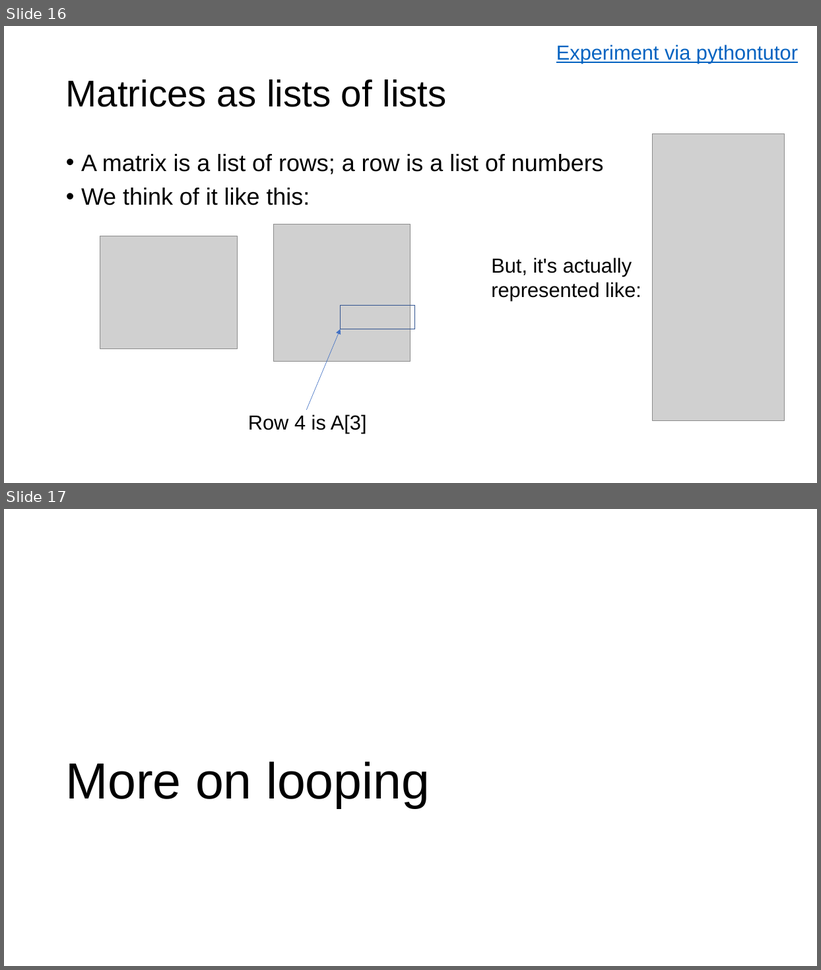
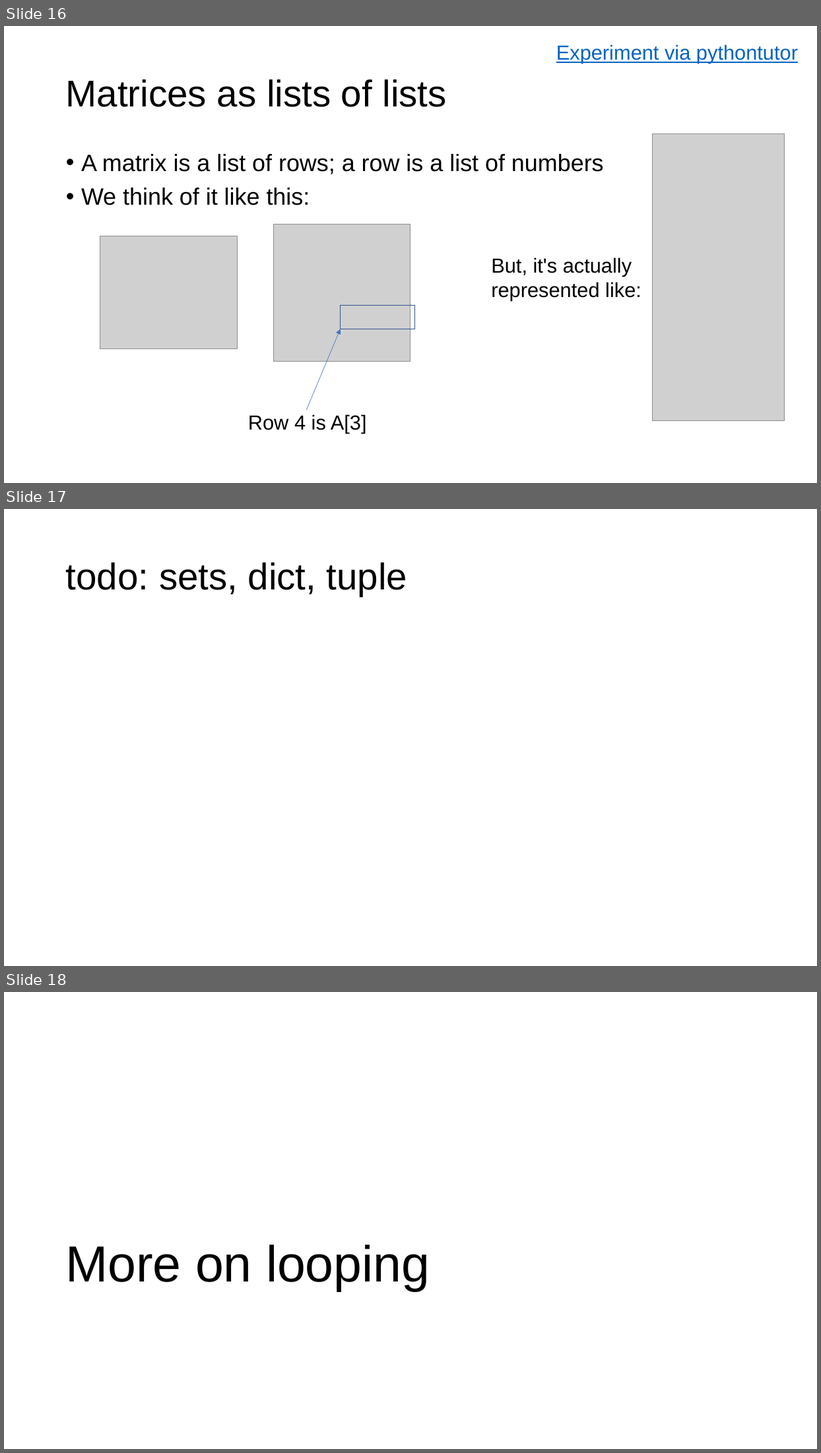
Before and after one commit to parrt/msds501, a slide deck: slides/intro-programming.pptx. Shown one above the other, each under a label of ours: slides 16 and 17 before the commit, slides 16, 17 and 18 after it. The pictures are 821x970 and 821x1453 pixels, drawn with LibreOffice and Linux fonts; fonts in the diff are those of the drawing; grey boxes stand for pictures; background and template pictures are left out. Boxes give left, top, right and bottom in pixels: in the first picture for what was removed or moved away, otherwise in the second. Text is boxed around its words. In the diff, an @@ line names an element or a change of style, - is before the commit and + after.

```diff
--- a/slides/intro-programming.pptx
+++ b/slides/intro-programming.pptx
@@ slide 17 added at <box>4,509,817,966</box>, background #FFFFFF @@
@@ title added at <box>66,562,407,596</box>, 44 pt, text #000000 @@
+todo: sets, dict, tuple
@@ what was slide 17 is now slide 18 @@
```
Also in this commit, not shown: 10 other files.
